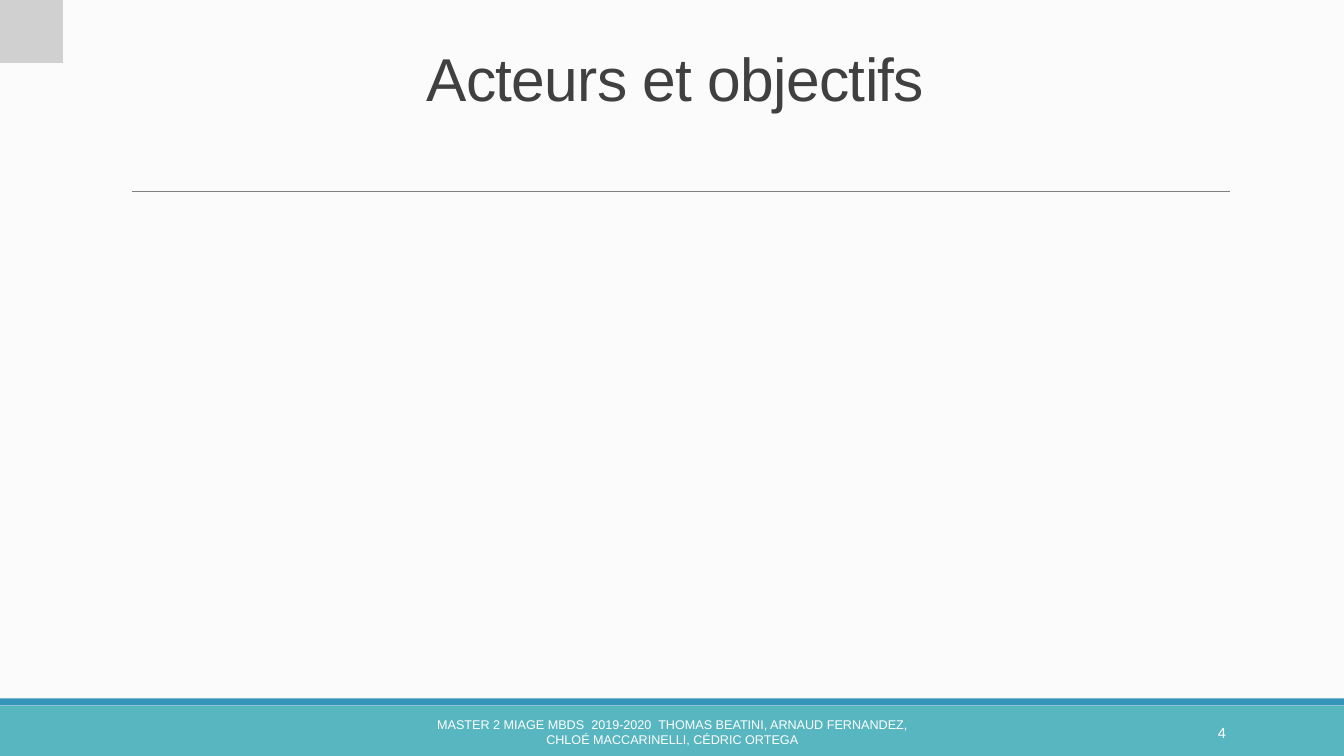
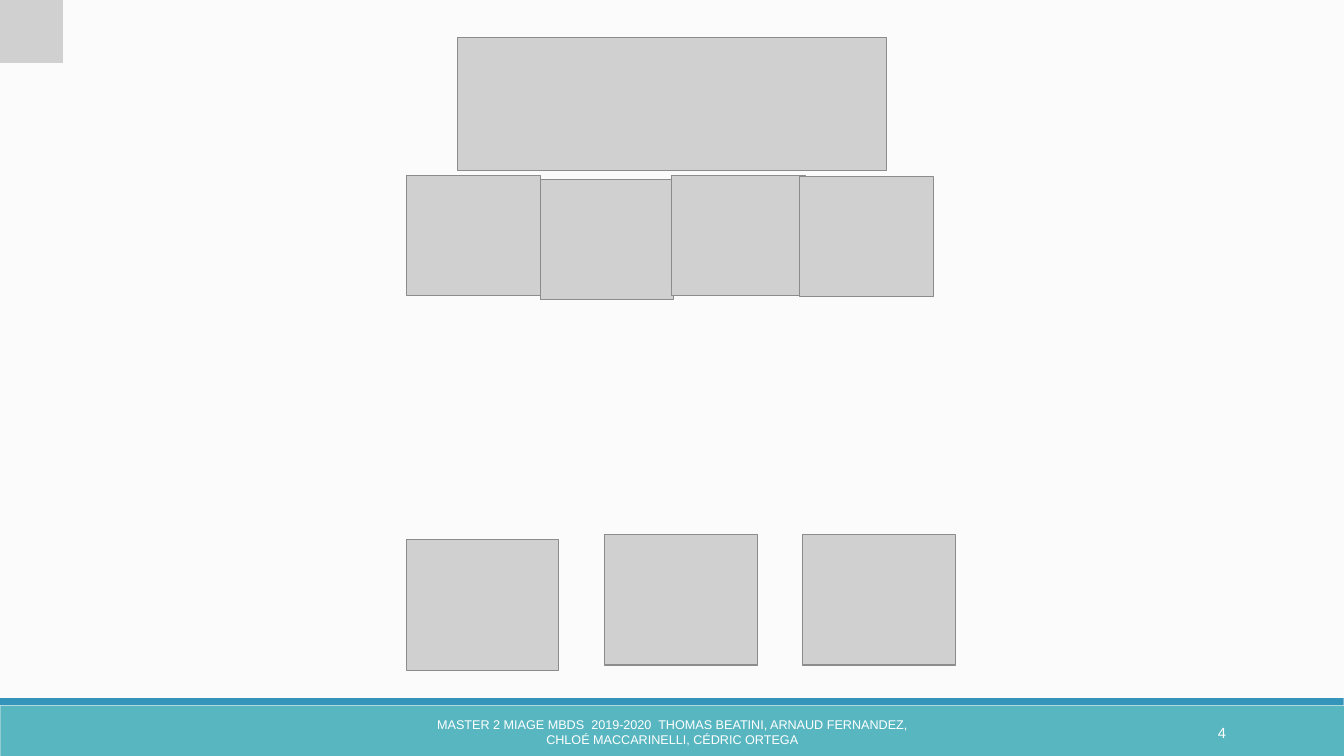
Before and after one commit to ChloeMaccarinelli/digitalGourde, a slide deck: slide 4 of doc/Presentation _digitalGourde.pptx. Drawn at 1344x756 pixels with LibreOffice and Linux fonts; fonts in the diff are those of the drawing; grey boxes stand for pictures. Boxes give left, top, right and bottom in pixels: in the first picture for what was removed or moved away, otherwise in the second. Text is boxed around its words. In the diff, an @@ line names an element or a change of style, - is before the commit and + after.

```diff
--- a/doc/Presentation _digitalGourde.pptx
+++ b/doc/Presentation _digitalGourde.pptx
@@ title removed at [427,57,924,112] @@
-Acteurs et objectifs
@@ picture added at [457,37,886,170] @@
@@ picture added at [406,175,540,295] @@
@@ picture added at [540,179,675,299] @@
@@ picture added at [671,175,806,295] @@
@@ picture added at [800,176,934,296] @@
@@ line removed from (132, 192) to (1231, 192) @@
@@ picture added at [406,539,559,670] @@
@@ picture added at [605,534,757,665] @@
@@ picture added at [803,534,955,665] @@
```
Also in this commit, not shown: 8 other slides changed, 17 slides added, 5 other files.
